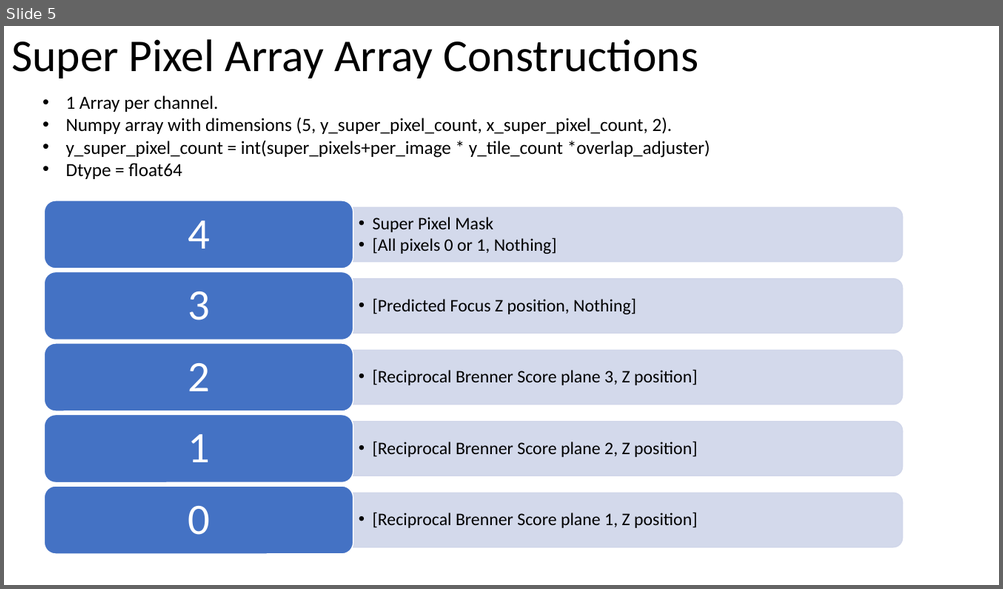
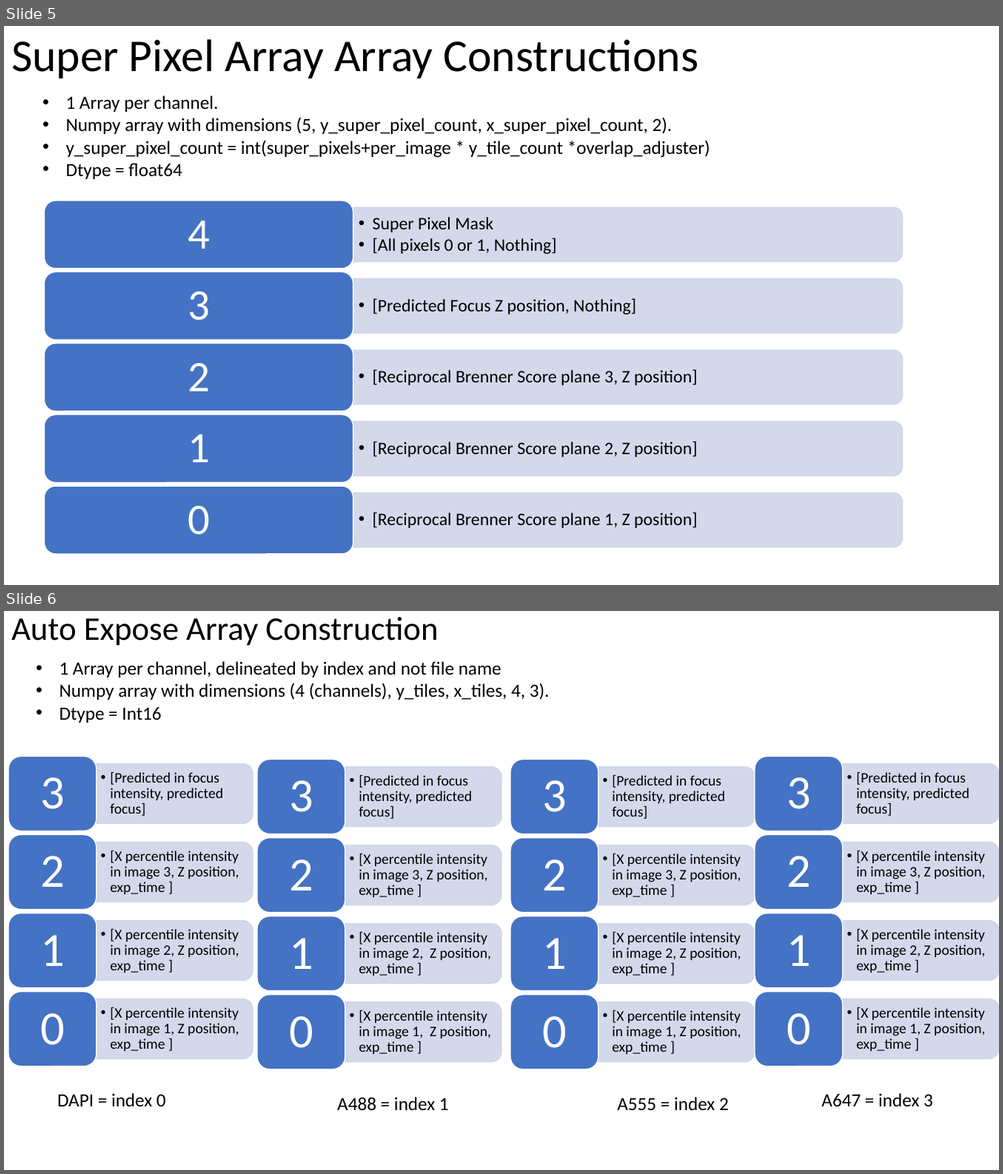
Before and after one commit to mdanderson03/SpectrePlex, a slide deck: Presentation/Auto Focus Network.pptx. Shown one above the other, each under a label of ours: slide 5 before the commit, slides 5 and 6 after it. The pictures are 1003x589 and 1003x1174 pixels, drawn with LibreOffice and Linux fonts; fonts in the diff are those of the drawing. Boxes give left, top, right and bottom in pixels: in the first picture for what was removed or moved away, otherwise in the second. Text is boxed around its words. In the diff, an @@ line names an element or a change of style, - is before the commit and + after.

```diff
--- a/Presentation/Auto Focus Network.pptx
+++ b/Presentation/Auto Focus Network.pptx
@@ slide 6 added at (4, 611, 999, 1170), background #FFFFFF @@
@@ title added at (11, 617, 438, 646), 32 pt, text #000000 @@
+Auto Expose Array Construction
@@ text added at (60, 661, 549, 723), 18 pt, text #000000 @@
+• 1 Array per channel, delineated by index and not file name
+• Numpy array with dimensions (4 (channels), y_tiles, x_tiles, 4, 3).
+• Dtype = Int16
@@ group added at (8, 757, 253, 1067): 8 texts, 4 round same rects, 4 rounded rectangles @@
+  • [Predicted in focus intensity, predicted focus]
+3
+  • [X percentile intensity in image 3, Z position, exp_time ]
+2
+  • [X percentile intensity in image 2, Z position, exp_time ]
+1
+  • [X percentile intensity in image 1, Z position, exp_time ]
+0
@@ group added at (257, 760, 502, 1070): 8 texts, 4 round same rects, 4 rounded rectangles @@
+  • [Predicted in focus intensity, predicted focus]
+3
+  • [X percentile intensity in image 3, Z position, exp_time ]
+2
+  • [X percentile intensity in image 2, Z position, exp_time ]
+1
+  • [X percentile intensity in image 1, Z position, exp_time ]
+0
@@ group added at (511, 760, 754, 1070): 8 texts, 4 round same rects, 4 rounded rectangles @@
+  • [Predicted in focus intensity, predicted focus]
+3
+  • [X percentile intensity in image 3, Z position, exp_time ]
+2
+  • [X percentile intensity in image 2, Z position, exp_time ]
+1
+  • [X percentile intensity in image 1, Z position, exp_time ]
+0
@@ group added at (754, 757, 999, 1067): 8 texts, 4 round same rects, 4 rounded rectangles @@
+  • [Predicted in focus intensity, predicted focus]
+3
+  • [X percentile intensity in image 3, Z position, exp_time ]
+2
+  • [X percentile intensity in image 2, Z position, exp_time ]
+1
+  • [X percentile intensity in image 1, Z position, exp_time ]
+0
@@ text added at (57, 1093, 166, 1107), 18 pt, text #000000 @@
+DAPI = index 0
@@ text added at (337, 1097, 449, 1111), 18 pt, text #000000 @@
+A488 = index 1
@@ text added at (617, 1097, 728, 1111), 18 pt, text #000000 @@
+A555 = index 2
@@ text added at (821, 1093, 933, 1108), 18 pt, text #000000 @@
+A647 = index 3
```
Also in this commit, not shown: 1 other slide added, 2 other files.
